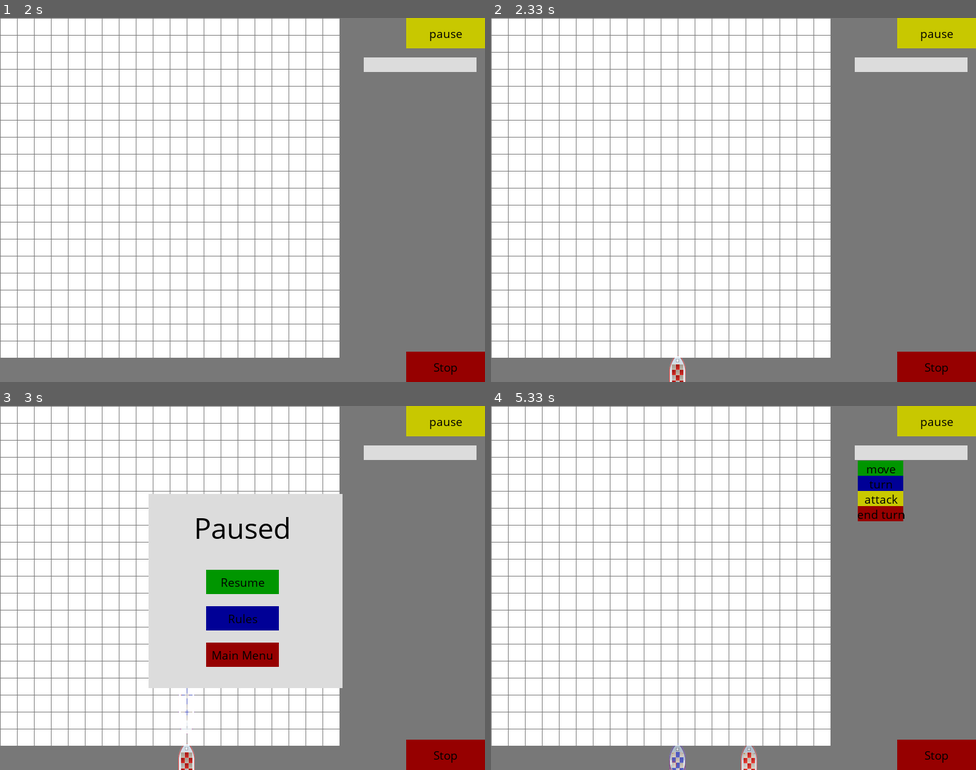
Above: before the commit, frames 1-4 (two rows, left to right).
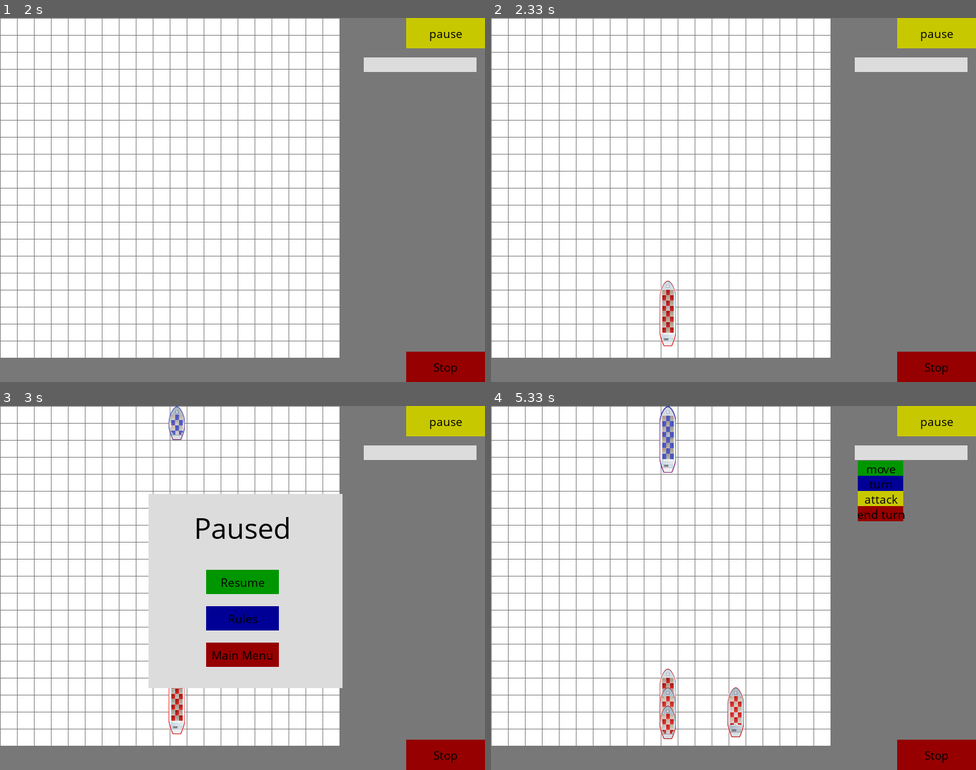
Above: after the commit, the same moments.

Repository: Mahermx1/informtica-1-project-2
Game: pygame game, started from Pygame/MainGame.py
Two runs of this game, one before a commit and one after it. Both use one fixed random seed, a clock stepped at 60 frames per second and the inputs below.
Inputs (mouse positions are in pixels of both pictures, inside the frame that each line leads up to):
- Up to frame 1 (2 s): press the mouse at (208, 305) at 0.37 s; move the mouse to (150, 294) at 0.47 s; release the mouse at (92, 287) at 0.6 s; press the mouse at (455, 367) at 0.7 s; move the mouse to (261, 334) at 0.8 s; release the mouse at (72, 305) at 0.93 s; press the mouse at (135, 305) at 1.03 s; move the mouse to (140, 221) at 1.13 s; release the mouse at (140, 141) at 1.27 s; press the mouse at (455, 367) at 1.37 s; move the mouse to (344, 349) at 1.47 s; release the mouse at (232, 331) at 1.6 s; press the mouse at (455, 367) at 1.7 s; move the mouse to (257, 280) at 1.8 s; release the mouse at (63, 189) at 1.93 s
- Up to frame 2 (2.33 s): click (670, 327) at 2.08 s
- Up to frame 3 (3 s): click (179, 435) at 2.38 s; press the mouse at (446, 420) at 2.7 s; move the mouse to (291, 518) at 2.8 s; release the mouse at (140, 617) at 2.93 s
- Up to frame 4 (5.33 s): click "Resume" at 3.08 s; click (743, 704) at 3.38 s; press the mouse at (670, 435) at 3.7 s; move the mouse to (714, 460) at 3.8 s; release the mouse at (762, 486) at 3.93 s; press the mouse at (670, 715) at 4.03 s; move the mouse to (665, 719) at 4.13 s; release the mouse at (665, 726) at 4.27 s; click (670, 435) at 4.38 s; press the mouse at (670, 715) at 4.7 s; move the mouse to (694, 646) at 4.8 s; release the mouse at (718, 577) at 4.93 s; press the mouse at (670, 435) at 5.03 s; move the mouse to (655, 442) at 5.13 s; release the mouse at (641, 453) at 5.27 s

Frame 1 is identical in both runs. In frame 2, 0.7% of the frame differs, in the area x 34-41%, y 72-100%; in frame 3, 0.9%; in frame 4, 1.9%, in the area x 34-55%, y 0-100%.

Commit message:
Add files via upload

Diff:
--- a/Pygame/Classes.py
+++ b/Pygame/Classes.py
@@ -4,14 +4,13 @@
 display_height = 600
 gameDisplay = pygame.display.set_mode((display_width,display_height))
 
-
-
 class boats():
-    def __init__(self, hp, ap, x, y):
+    def __init__(self, img, hp, ap, x, y):
+        self.boatimg = img
         self.healthpoints = hp
         self.attackpower = ap
         self.x = x
         self.y = y
 
-    def boat(self):
-        gameDisplay.blit(Images.shipImg, [self.x, self.y])
+    def drawboat(self):
+        gameDisplay.blit(self.boatimg, (self.x, self.y))
--- a/Pygame/MainGame.py
+++ b/Pygame/MainGame.py
@@ -52,11 +52,14 @@
                 pygame.draw.rect(gameDisplay,color,
                                  [(grid_margin + grid_width) * column + grid_margin,
                                   (grid_margin + grid_height) * row + grid_margin,grid_width,grid_height])
+
+
         player.turns()
         player.place_boat()
+        player.frame_boat()
         Functions.button("pause", 670, 0, 130, 50,  Colors.yellow, Colors.bright_yellow, pause)
         Functions.button("Stop",670,550,130,50,Colors.red,Colors.bright_red, intro)
-        pygame.display.flip()
+        pygame.display.update()
 
 def high_score():
     while not quitgame():
@@ -93,7 +96,7 @@
         Functions.button("Resume", 340, display_height*9/20, 120, 40,  Colors.green, Colors.bright_green, gameBoard)
         Functions.button("Rules", 340, display_height*11/20, 120, 40,  Colors.blue, Colors.bright_blue, rules)
         Functions.button("Main Menu", 340, display_height*13/20, 120, 40,  Colors.red, Colors.bright_red, intro)
-        pygame.display.flip()
+        pygame.display.update()
 
 saved_player1 = ""
 def player1():
@@ -156,6 +159,14 @@
 
         self.turn = 0
 
+        self.ship1 = False
+        self.ship2 = False
+        self.ship3 = False
+        self.ship4 = False
+        self.ship5 = False
+        self.ship6 = False
+        self.ship7 = False
+        self.ship8 = False
 
     def turns(self):
         pygame.draw.rect(gameDisplay,Colors.bright_grey, (600, 65, 12*12, 12*2))
@@ -166,7 +177,7 @@
     def place_boat(self):
         click = pygame.mouse.get_pressed()
         mouse = pygame.mouse.get_pos()
-        if self.turn <8:
+        if self.turn < 8:
             if self.active_player == 1:
                 if click[0] and mouse[0] >= 1 and mouse[0] <= 588 and mouse[1] >= 468 and mouse[1] <= 554:
 
@@ -174,16 +185,28 @@
                     self.active_player += 1
                     if self.turn == 1:
                         x = mouse[0]
-                        gameDisplay.blit(Images.ship_red_big,(x,556))
+                        while (x - 362) % 28 != 0:
+                            x -=1
+                        self.boatimg1 = Classes.boats(Images.ship_red_big, 3, 3, x,(556-123))
+                        self.ship1 = True
                     elif self.turn == 3:
                         x = mouse[0]
-                        gameDisplay.blit(Images.ship_red_medium,(x,556))
+                        while (x - 362) % 28 != 0:
+                            x -=1
+                        self.boatimg3 = Classes.boats(Images.ship_red_medium, 2, 2, x,(556-93))
+                        self.ship3 = True
                     elif self.turn == 5:
                         x = mouse[0]
-                        gameDisplay.blit(Images.ship_red_medium,(x,556))
+                        while (x - 362) % 28 != 0:
+                            x -=1
+                        self.boatimg5 = Classes.boats(Images.ship_red_medium, 2, 2, x,(556-93))
+                        self.ship5 = True
                     elif self.turn == 7:
                         x = mouse[0]
-                        gameDisplay.blit(Images.ship_red_small,(x,556))
+                        while (x - 362) % 28 != 0:
+                            x -=1
+                        self.boatimg7 = Classes.boats(Images.ship_red_small, 1, 1, x,(556-63))
+                        self.ship7 = True
             elif self.active_player == 2:
                 if click[0] and mouse[0] >= 1 and mouse[0] <= 588 and mouse[1] >= 2 and mouse[1] <= 90:
 
@@ -191,16 +214,28 @@
                     self.active_player -= 1
                     if self.turn == 2:
                         x = mouse[0]
-                        gameDisplay.blit(Images.ship_blue_big,(x,556-125))
+                        while (x - 362) % 28 != 0:
+                            x -=1
+                        self.boatimg2 = Classes.boats(Images.ship_blue_small, 1, 1, x, 0)
+                        self.ship2 = True
                     elif self.turn == 4:
                         x = mouse[0]
-                        gameDisplay.blit(Images.ship_blue_medium,(x,556))
+                        while (x - 362) % 28 != 0:
+                            x -=1
+                        self.boatimg4 = Classes.boats(Images.ship_blue_medium, 2, 2, x, 0)
+                        self.ship4 = True
                     elif self.turn == 6:
                         x = mouse[0]
-                        gameDisplay.blit(Images.ship_blue_medium,(x,556))
+                        while (x - 362) % 28 != 0:
+                            x -=1
+                        self.boatimg6 = Classes.boats(Images.ship_blue_medium, 2, 2, x, 0)
+                        self.ship6 = True
                     elif self.turn == 8:
                         x = mouse[0]
-                        gameDisplay.blit(Images.ship_blue_small,(x,556))
+                        while (x - 362) % 28 != 0:
+                            x -=1
+                        self.boatimg8 = Classes.boats(Images.ship_blue_big, 3, 3, x, 0)
+                        self.ship8 = True
         else:
             if self.active_player == 1:
                 Functions.button("move", 605, 90, 75, 25, Colors.green, Colors.bright_green, None)
@@ -214,6 +249,24 @@
                 Functions.button("attack", 705, 140, 75, 25, Colors.yellow, Colors.bright_yellow, None)
                 Functions.button("end turn", 705, 165, 75, 25, Colors.red, Colors.bright_red, None)
 
+    def frame_boat(self):
+        if self.ship1 == True:
+            self.boatimg1.drawboat()
+        if self.ship2 == True:
+            self.boatimg2.drawboat()
+        if self.ship3 == True:
+            self.boatimg3.drawboat()
+        if self.ship4 == True:
+            self.boatimg4.drawboat()
+        if self.ship5 == True:
+            self.boatimg5.drawboat()
+        if self.ship6 == True:
+            self.boatimg6.drawboat()
+        if self.ship7 == True:
+            self.boatimg7.drawboat()
+        if self.ship8 == True:
+            self.boatimg8.drawboat()
+
 
 def quitgame():
     for event in pygame.event.get():
